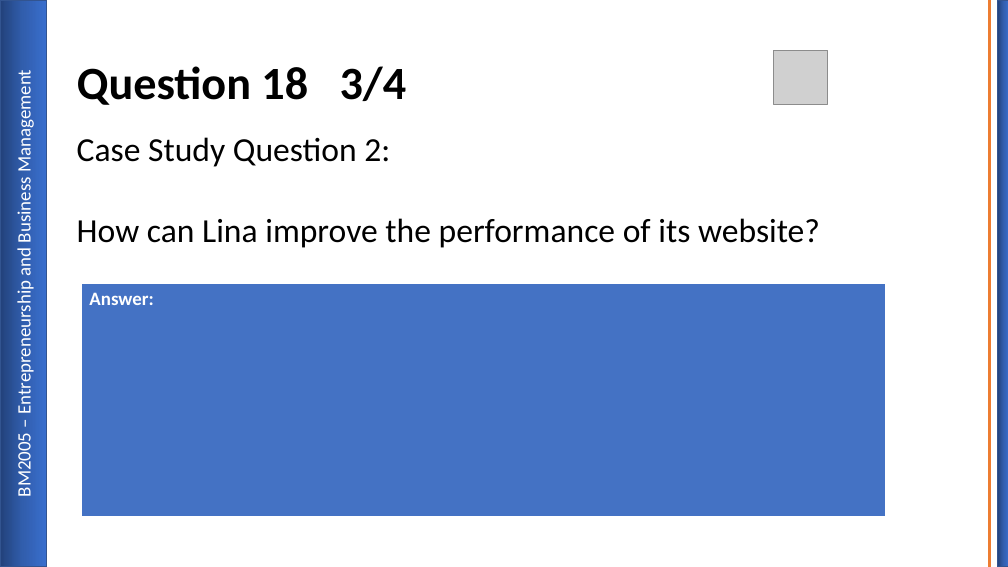
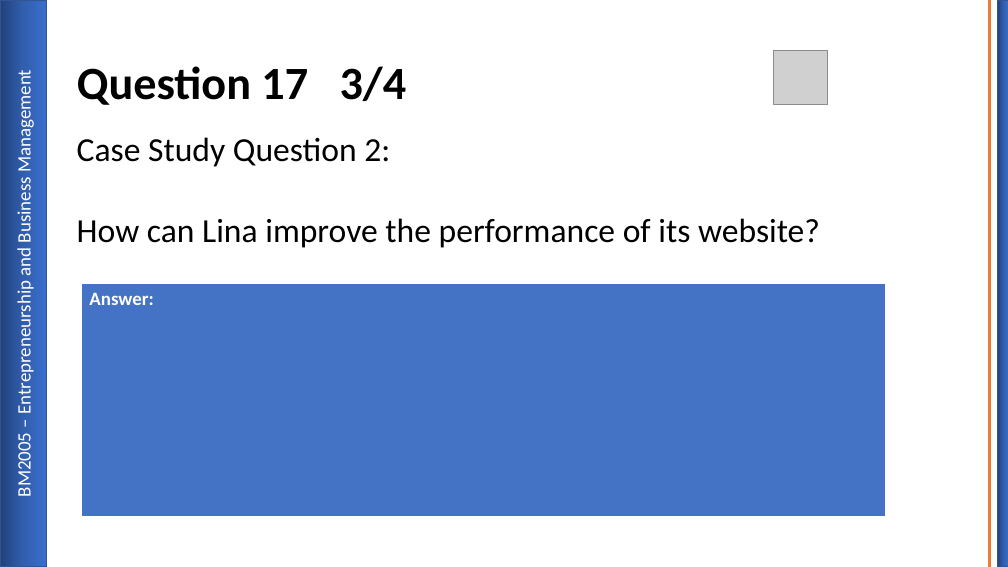
Before and after one commit to gcscourseware/BM2005EntrepreneurshipandBM, a slide deck: slide 33 of LessonAssets/BM2005 Entrepreneurship and BM First Formative.pptx (slide 34 before the commit). Drawn at 1008x567 pixels with LibreOffice and Linux fonts; fonts in the diff are those of the drawing; grey boxes stand for pictures; background and template pictures are left out. Boxes give left, top, right and bottom in pixels: in the first picture for what was removed or moved away, otherwise in the second. Text is boxed around its words. In the diff, an @@ line names an element or a change of style, - is before the commit and + after.

```diff
--- a/LessonAssets/BM2005 Entrepreneurship and BM First Formative.pptx
+++ b/LessonAssets/BM2005 Entrepreneurship and BM First Formative.pptx
@@ title at (77,66,407,105): text changed @@
-Question 18 3/4
+Question 17 3/4
```
Also in this commit, not shown: 11 other slides changed, 1 slide removed, 3 other files.
